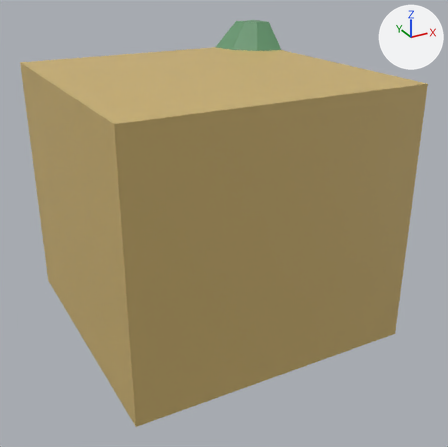
Before and after pictures for a commit that changed the glTF model src/assets/models/path-corner-inner.glb.
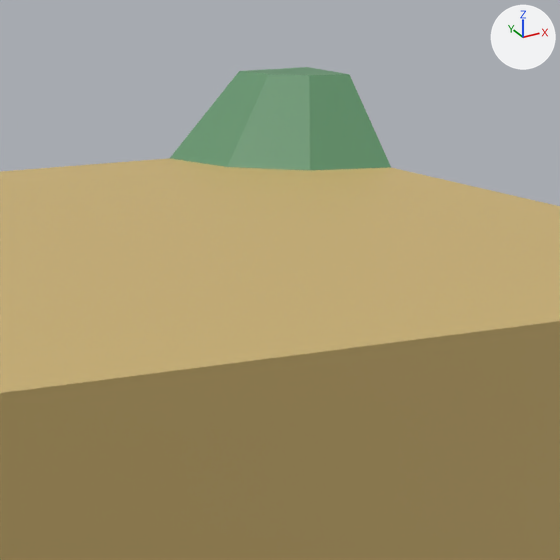
Each version is shown whole from a 50 mm camera at (-0.961, -1.87, 0.27) aimed at (0.025, -0.077, -0.626), then close up on the part from 37% to 74% of the width and 0% to 38% of the height. The axes (+X, +Y, +Z) are drawn at upper right. The lights are the same throughout. Where no turn or scale is listed for an object, it has been applied to the vertices. Vertices at the same position are counted once.

The first close-up shows 'Path - Corner Inner'.
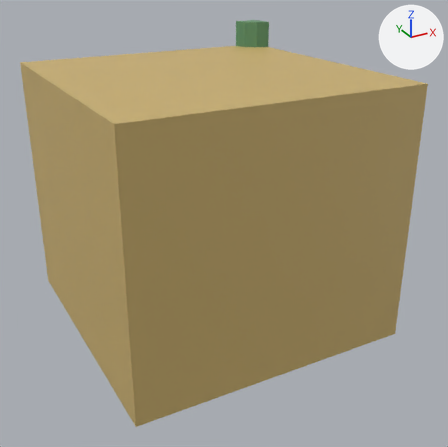
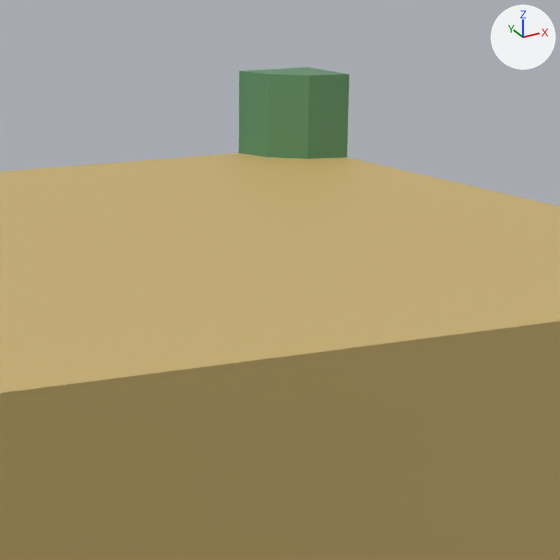
Pixel boxes [x1, y1, x2, y2] of what changed, in the close-ups (560 x 560 px; the box of a moved part takes in the faces that stretch with it):
part 1 of me_cube_042, moved or reshaped
    both: [0, 71, 560, 263]

What the commit changed:
me_cube_042 has 17 vertices, 30 faces and spans x -0.5..0.5, y -0.5..0.5, z -1.0..0.0.
me_cube_042 is used by ob_path___corner_inner; location (0.0, 0.0, 0.0).
Part 1, on me_cube_042:
Vertex 6 of me_cube_042 moves from (0.5, 0.3, -0.1) at pixel (391, 167) to (0.5, 0.4, -0.1) at pixel (347, 157).
Vertex 9 of me_cube_042 moves from (0.3, 0.5, -0.1) at pixel (169, 158) to (0.4, 0.5, -0.1) at pixel (238, 152).
Vertex 10 of me_cube_042 moves from (0.4, 0.327, -0.1) at pixel (309, 170) to (0.45, 0.413, -0.1) at pixel (307, 158).
Vertex 11 of me_cube_042 moves from (0.327, 0.4, -0.1) at pixel (227, 167) to (0.413, 0.45, -0.1) at pixel (267, 157).
